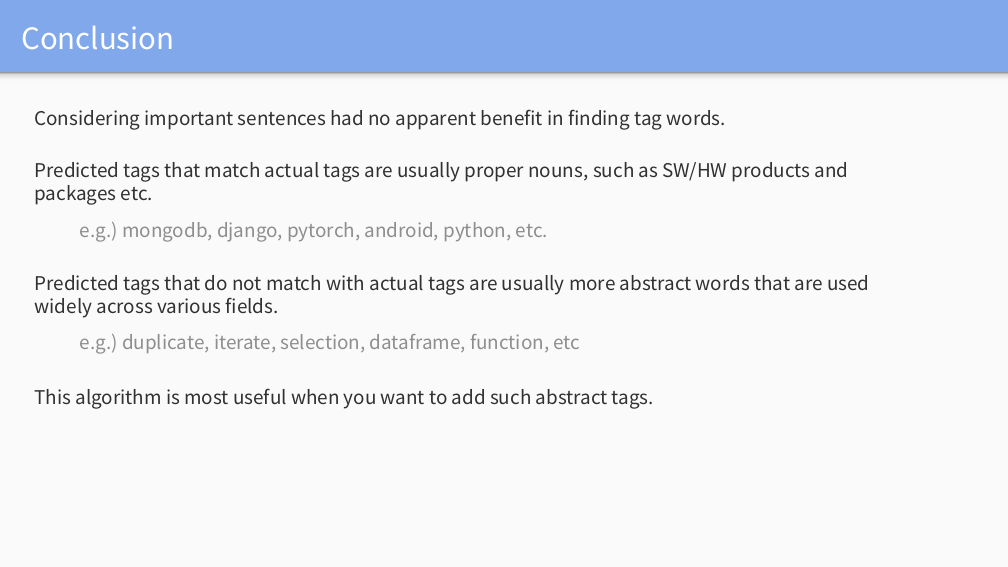
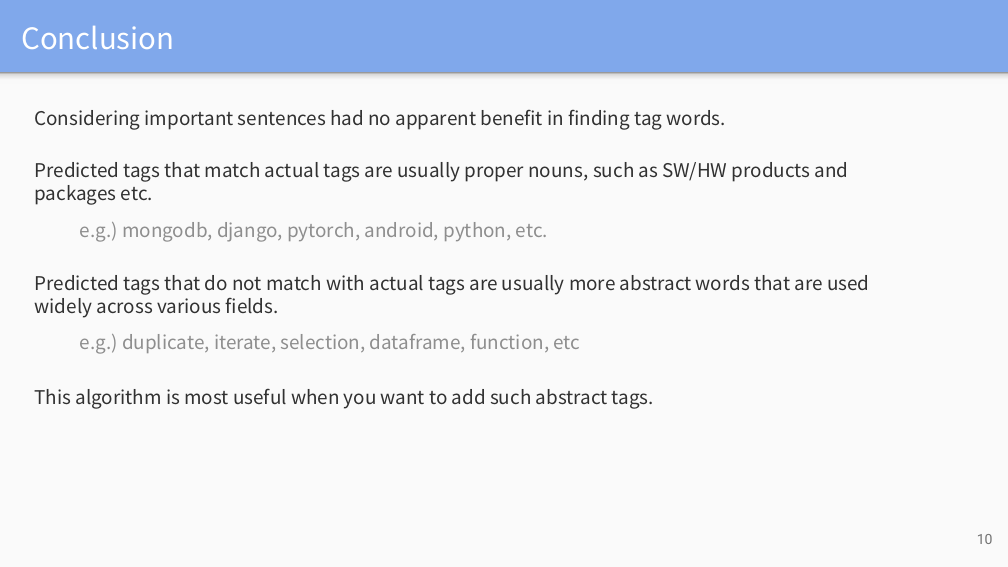
Before and after one commit to tykimseoul/CS372_NLP_Project, a slide deck: slide 10 of final_presentation.pptx. Drawn at 1008x567 pixels with LibreOffice and Linux fonts; fonts in the diff are those of the drawing. Boxes give left, top, right and bottom in pixels: in the first picture for what was removed or moved away, otherwise in the second. Text is boxed around its words. In the diff, an @@ line names an element or a change of style, - is before the commit and + after.

```diff
--- a/final_presentation.pptx
+++ b/final_presentation.pptx
@@ page number added at <box>977,534,993,544</box>, 13.3 pt, text #737373 @@
+10
```
Also in this commit, not shown: 9 other slides changed, 1 other file.
